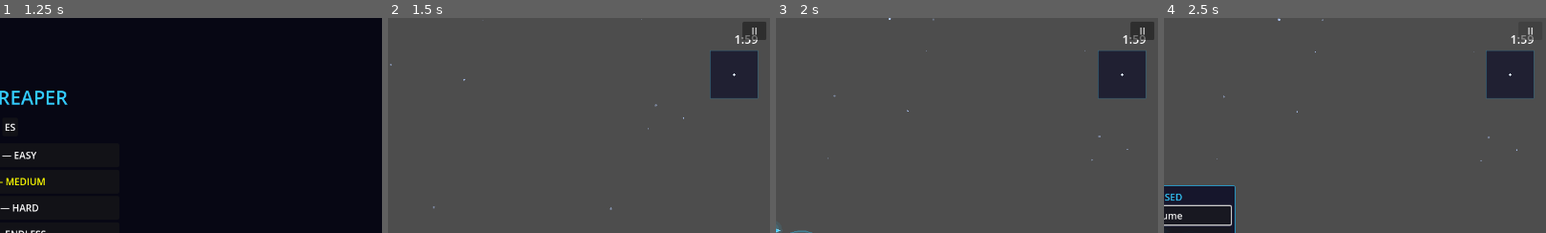
Above: before the commit, frames 1-4 (left to right).
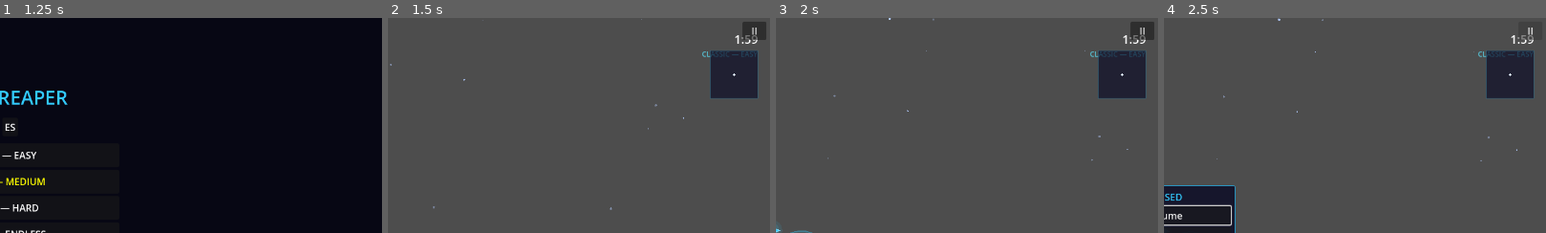
Above: after the commit, the same moments.

Repository: jlromgaz/Astro-Reaper
Game: Godot game, scene res://scenes/ui/main_menu.tscn
The game is run twice, just before and just after one commit, with the same random seed, the same clock (stepped at 60 frames per second) and the same inputs.
Inputs:
- Up to frame 1 (1.25 s): click "CONTINUE" at 0.5 s
- Up to frame 2 (1.5 s): click "CLASSIC — EASY" at 1.25 s
- Up to frame 3 (2 s): no input
- Up to frame 4 (2.5 s): click "II" at 2 s
The pictures show only the part of the screen within x 50-100%, y 0-50%; the shares and areas given below are measured in that part.

Frame 1 is identical in both runs. In frame 2, 0.1% of the frame differs, in the area x 82-97%, y 15-19%; in frame 3, 0.1%; in frame 4, 0.1%.

Commit message:
fix(chest): defer bonus emissions out of physics callbacks and guard weapon lookup
Also: HUD mode label, complete Spanish translations for in-game strings
and score breakdown labels

Diff:
--- a/data/i18n/translations.csv
+++ b/data/i18n/translations.csv
@@ -1,6 +1,7 @@
 keys,en,es
 CONTINUE,CONTINUE,CONTINUAR
 ENTER to launch | ESC to change ship,ENTER to launch | ESC to change ship,ENTER para lanzar | ESC para cambiar de nave
+Select Your Ship,Select Your Ship,Elige tu nave
 CLASSIC — EASY,CLASSIC — EASY,CLÁSICO — FÁCIL
 CLASSIC — MEDIUM,CLASSIC — MEDIUM,CLÁSICO — MEDIO
 CLASSIC — HARD,CLASSIC — HARD,CLÁSICO — DIFÍCIL
@@ -20,3 +21,10 @@
 TIME,TIME,TIEMPO
 SCORE,SCORE,PUNTOS
 Upgrades,Upgrades,Mejoras
+Weapons,Weapons,Armas
+Level,Level,Nivel
+LEVEL,LEVEL,NIVEL
+VICTORY,VICTORY,VICTORIA
+SPEED,SPEED,VELOCIDAD
+HULL,HULL,CASCO
+SURVIVAL,SURVIVAL,SUPERVIVENCIA
--- a/scenes/ui/hud.tscn
+++ b/scenes/ui/hud.tscn
@@ -141,6 +141,20 @@
 horizontal_alignment = 2
 vertical_alignment = 1
 
+[node name="ModeLabel" type="Label" parent="."]
+anchors_preset = 1
+anchor_left = 1.0
+anchor_right = 1.0
+offset_left = -260.0
+offset_top = 50.0
+offset_right = -20.0
+offset_bottom = 72.0
+theme_override_colors/font_color = Color(0.35, 0.9, 1, 0.8)
+theme_override_font_sizes/font_size = 12
+text = ""
+horizontal_alignment = 2
+vertical_alignment = 1
+
 [node name="Minimap" type="Control" parent="."]
 anchors_preset = 1
 anchor_left = 1.0
--- a/scripts/core/game_manager.gd
+++ b/scripts/core/game_manager.gd
@@ -119,6 +119,8 @@
 
 func _on_bonus_pause() -> void:
 	# Same pause as a level-up, but run_level is untouched (bonus, not a level).
+	if current_state != State.PLAYING:
+		return
 	current_state = State.PAUSED_LEVEL_UP
 	get_tree().paused = true
 	EventBus.game_paused.emit()
--- a/scripts/core/score_manager.gd
+++ b/scripts/core/score_manager.gd
@@ -49,21 +49,30 @@
 ## Splits a run record into labeled components that sum to its score.
 static func get_breakdown(result: Dictionary) -> Array:
 	var lines: Array = [
-		{"label": "KILLS x%d" % int(result.kills), "points": int(result.kills) * KILL_POINTS},
-		{"label": "LEVEL %d" % int(result.level), "points": int(result.level) * LEVEL_POINTS},
+		{
+			"label": "%s x%d" % [TranslationServer.translate("KILLS"), int(result.kills)],
+			"points": int(result.kills) * KILL_POINTS,
+		},
+		{
+			"label": "%s %d" % [TranslationServer.translate("LEVEL"), int(result.level)],
+			"points": int(result.level) * LEVEL_POINTS,
+		},
 	]
 	if result.victory:
-		lines.append({"label": "VICTORY", "points": VICTORY_BASE})
+		lines.append({"label": TranslationServer.translate("VICTORY"), "points": VICTORY_BASE})
 		lines.append({
-			"label": "SPEED",
+			"label": TranslationServer.translate("SPEED"),
 			"points": int(maxf(0.0, PAR_TIME - result.time_to_boss)) * SPEED_POINTS_PER_SEC,
 		})
 		lines.append({
-			"label": "HULL",
+			"label": TranslationServer.translate("HULL"),
 			"points": roundi(clampf(result.hp_ratio, 0.0, 1.0) * HP_BONUS_MAX),
 		})
 	if str(result.get("mode", "")) == "arcade":
-		lines.append({"label": "SURVIVAL", "points": arcade_time_bonus(result.run_time)})
+		lines.append({
+			"label": TranslationServer.translate("SURVIVAL"),
+			"points": arcade_time_bonus(result.run_time),
+		})
 	return lines
 
 
--- a/scripts/ui/hud.gd
+++ b/scripts/ui/hud.gd
@@ -6,6 +6,7 @@
 @onready var xp_bar: ProgressBar = $XPBar
 @onready var xp_label: Label = $XPLabel
 @onready var timer_label: Label = $TimerLabel
+@onready var mode_label: Label = $ModeLabel
 @onready var level_up_panel: PanelContainer = $LevelUpPanel
 @onready var upgrade_buttons: Container = $LevelUpPanel/VBox/UpgradeButtons
 @onready var game_over_panel: PanelContainer = $GameOverPanel
@@ -59,9 +60,9 @@
 	EventBus.upgrade_selected.connect(_on_upgrade_selected)
 	EventBus.player_hp_changed.connect(_on_hp_changed)
 	EventBus.game_ended.connect(_on_game_ended)
-	EventBus.comet_bonus.connect(_show_upgrade_selection)
+	EventBus.comet_bonus.connect(_on_comet_bonus)
 	EventBus.chest_opened.connect(_on_chest_opened)
-	EventBus.game_started.connect(func() -> void: _rerolls_left = REROLLS_PER_RUN)
+	EventBus.game_started.connect(_on_game_started)
 
 	_upgrade_pool = _load_upgrade_pool()
 	# Fallback if player spawned before HUD was ready
@@ -122,7 +123,7 @@
 	if not _player: return
 	if not _player.has_method("get_weapons_short_list"):
 		return
-	weapon_list_label.text = "Weapons: " + _player.get_weapons_short_list()
+	weapon_list_label.text = "%s: %s" % [tr("Weapons"), _player.get_weapons_short_list()]
 
 
 func _update_timer_display() -> void:
@@ -217,7 +218,7 @@
 func _update_xp_bar() -> void:
 	xp_bar.max_value = _xp_to_level
 	xp_bar.value = _xp_current
-	xp_label.text = "Level %d | XP: %d/%d" % [_level, _xp_current, _xp_to_level]
+	xp_label.text = "%s %d | XP: %d/%d" % [tr("Level"), _level, _xp_current, _xp_to_level]
 
 
 func _on_level_up(new_level: int) -> void:
@@ -229,8 +230,28 @@
 	_show_upgrade_selection()
 
 
+func _on_game_started() -> void:
+	_rerolls_left = REROLLS_PER_RUN
+	mode_label.text = tr(_mode_display_key())
+
+
+func _mode_display_key() -> String:
+	if GameManager.game_mode == GameManager.GameMode.ARCADE:
+		return "ARCADE — ENDLESS"
+	return "CLASSIC — %s" % GameManager.difficulty_name().to_upper()
+
+
 func _on_chest_opened() -> void:
+	# Only show if the bonus pause actually engaged (GameManager runs first)
+	if GameManager.current_state != GameManager.State.PAUSED_LEVEL_UP:
+		return
 	_show_upgrade_selection(_upgrade_pool.size(), 3)
+
+
+func _on_comet_bonus() -> void:
+	if GameManager.current_state != GameManager.State.PAUSED_LEVEL_UP:
+		return
+	_show_upgrade_selection()
 
 
 func _show_upgrade_selection(option_count: int = 3, multiplier: int = 1) -> void:
@@ -250,7 +271,8 @@
 	for opt: UpgradeData in selected:
 		var btn := Button.new()
 		var label: String = opt.display_name
-		if opt.is_weapon and opt.type != "shield" and _player and _player.has_weapon(opt.type):
+		if opt.is_weapon and opt.type != "shield" and _player \
+				and _player.has_method("has_weapon") and _player.has_weapon(opt.type):
 			var current_level: int = _player.get_weapon_level(opt.type)
 			var short_name: String = opt.type.replace("weapon_", "").capitalize()
 			label = "%s → Lv.%d" % [short_name, current_level + 1]
@@ -428,8 +450,9 @@
 	if not _player or not _player.has_method("get_stats"):
 		return
 	var stats = _player.get_stats()
-	stats_label.text = "DMG: x%.1f | FR: x%.1f | Proj: %d | Kills: %d" % [
-		stats.damage, stats.fire_rate, stats.total_projectiles, stats.get("kills", 0)
+	stats_label.text = "DMG: x%.1f | FR: x%.1f | Proj: %d | %s: %d" % [
+		stats.damage, stats.fire_rate, stats.total_projectiles,
+		tr("KILLS").capitalize(), stats.get("kills", 0)
 	]
 
 
--- a/scripts/world/chest.gd
+++ b/scripts/world/chest.gd
@@ -24,5 +24,6 @@
 	if not body.is_in_group("player"):
 		return
 	DebugLog.log_info("CHEST", "Chest opened at %s" % global_position)
-	EventBus.chest_opened.emit()
+	# Deferred: pausing the tree inside a physics callback is unreliable
+	EventBus.chest_opened.emit.call_deferred()
 	queue_free()
--- a/scripts/world/comet.gd
+++ b/scripts/world/comet.gd
@@ -41,7 +41,8 @@
 func _die() -> void:
 	DebugLog.log_info("COMET", "Comet destroyed at %s — triggering upgrade" % global_position)
 	EventBus.enemy_killed.emit(self, global_position)
-	EventBus.comet_bonus.emit()
+	# Deferred: comets die inside bullet physics callbacks — pausing there is unreliable
+	EventBus.comet_bonus.emit.call_deferred()
 	queue_free()
 
 
--- a/tests/unit/test_chest.gd
+++ b/tests/unit/test_chest.gd
@@ -31,8 +31,33 @@
 	add_child_autofree(player)
 	watch_signals(EventBus)
 	chest._on_body_entered(player)
+	await get_tree().process_frame  # emission is deferred out of the physics callback
 	assert_signal_emitted(EventBus, "chest_opened")
-	assert_true(chest.is_queued_for_deletion(), "Chest must be consumed on open")
+	assert_true(not is_instance_valid(chest) or chest.is_queued_for_deletion(),
+		"Chest must be consumed on open")
+
+
+func test_full_chain_chest_touch_offers_upgrades_while_playing() -> void:
+	# Regression for "picked a chest and no upgrade choice appeared":
+	# the exact in-game chain from contact to visible panel.
+	GameManager.current_state = GameManager.State.PLAYING
+	var hud: CanvasLayer = add_child_autofree(HUD_SCENE.instantiate())
+	var chest: Area2D = add_child_autofree(CHEST_SCENE.instantiate())
+	var player: CharacterBody2D = add_child_autofree(PLAYER_SCENE.instantiate())
+	await get_tree().process_frame
+	chest._on_body_entered(player)
+	await get_tree().process_frame
+	await get_tree().process_frame
+	assert_true(get_tree().paused, "Chest must pause the run")
+	assert_true(hud.level_up_panel.visible, "Chest MUST offer the upgrade choice")
+	assert_gt(hud.upgrade_buttons.get_child_count(), 3, "Full catalog expected")
+
+
+func test_chest_opened_outside_gameplay_does_not_pause() -> void:
+	GameManager.current_state = GameManager.State.MENU
+	EventBus.chest_opened.emit()
+	assert_false(get_tree().paused, "A stray chest signal outside a run must be ignored")
+	assert_eq(GameManager.current_state, GameManager.State.MENU)
 
 
 ## --- Pause + full catalog panel ---
@@ -45,6 +70,7 @@
 
 
 func test_full_catalog_panel_fits_inside_viewport() -> void:
+	GameManager.current_state = GameManager.State.PLAYING
 	var hud: CanvasLayer = add_child_autofree(HUD_SCENE.instantiate())
 	await get_tree().process_frame
 	EventBus.chest_opened.emit()
@@ -57,6 +83,7 @@
 
 
 func test_chest_shows_full_catalog_with_x3() -> void:
+	GameManager.current_state = GameManager.State.PLAYING
 	var hud: CanvasLayer = add_child_autofree(HUD_SCENE.instantiate())
 	await get_tree().process_frame
 	EventBus.chest_opened.emit()
--- a/tests/unit/test_comet.gd
+++ b/tests/unit/test_comet.gd
@@ -18,6 +18,7 @@
 	watch_signals(EventBus)
 	var level_before: int = GameManager.run_level
 	comet.take_damage(999.0)
+	await get_tree().process_frame  # bonus emission is deferred out of physics callbacks
 	assert_signal_emitted(EventBus, "comet_bonus", "Comet death must offer a bonus upgrade")
 	assert_signal_not_emitted(EventBus, "player_leveled_up",
 		"Comet death must NOT fake a level-up")
@@ -32,6 +33,7 @@
 
 
 func test_hud_shows_upgrade_panel_on_comet_bonus() -> void:
+	GameManager.current_state = GameManager.State.PLAYING
 	var hud: CanvasLayer = add_child_autofree(
 		preload("res://scenes/ui/hud.tscn").instantiate()
 	)
--- a/tests/unit/test_game_modes.gd
+++ b/tests/unit/test_game_modes.gd
@@ -106,6 +106,23 @@
 	assert_eq(GameManager.game_mode, GameManager.GameMode.ARCADE)
 
 
+## --- HUD mode label ---
+
+func test_hud_shows_current_mode() -> void:
+	GameManager.game_mode = GameManager.GameMode.CLASSIC
+	GameManager.difficulty = GameManager.Difficulty.HARD
+	var hud: CanvasLayer = add_child_autofree(
+		preload("res://scenes/ui/hud.tscn").instantiate()
+	)
+	await get_tree().process_frame
+	EventBus.game_started.emit()
+	assert_true(hud.mode_label.text.contains("HARD"),
+		"HUD must show the active mode and difficulty")
+	GameManager.game_mode = GameManager.GameMode.ARCADE
+	EventBus.game_started.emit()
+	assert_true(hud.mode_label.text.contains("ARCADE"))
+
+
 ## --- Scoring ---
 
 func test_arcade_time_bonus_pure() -> void:
